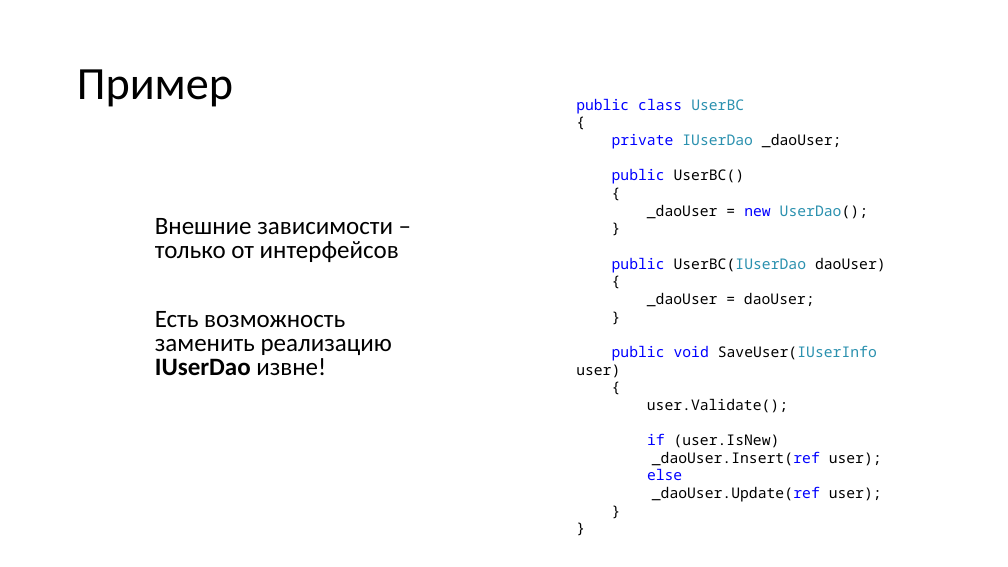
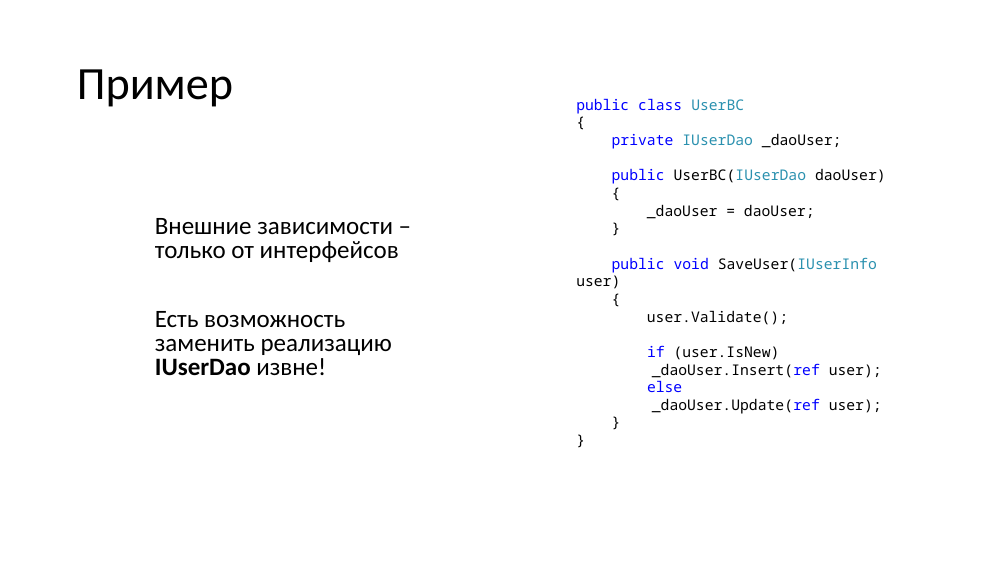
Before and after one commit to MihailRomanov/DevTools_Course, a slide deck: slide 14 of Lections/03_Unit_tests.pptx. Drawn at 1008x567 pixels with LibreOffice and Linux fonts; fonts in the diff are those of the drawing. Boxes give left, top, right and bottom in pixels: in the first picture for what was removed or moved away, otherwise in the second. Text is boxed around its words. In the diff, an @@ line names an element or a change of style, - is before the commit and + after.

```diff
--- a/Lections/03_Unit_tests.pptx
+++ b/Lections/03_Unit_tests.pptx
@@ text at (612, 168, 868, 219): paragraphs removed @@
-public UserBC()
-{
-_daoUser = new UserDao();
-}
```
Also in this commit, not shown: 3 other slides changed, 2 slides added, 1 slide removed.
